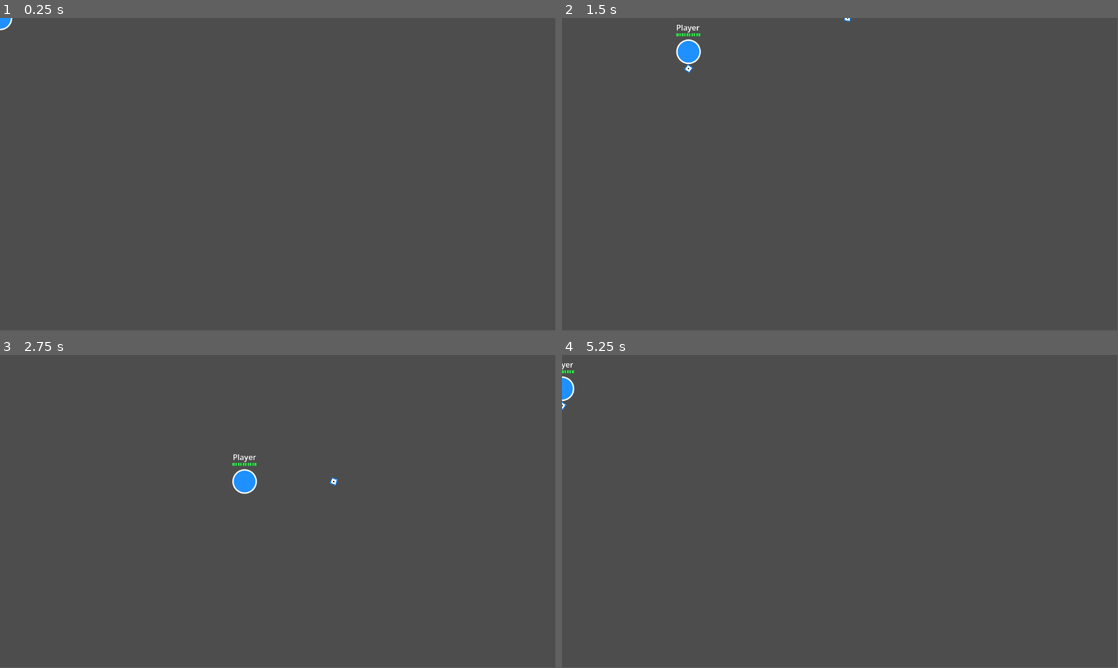
Above: before the commit, frames 1-4 (two rows, left to right).
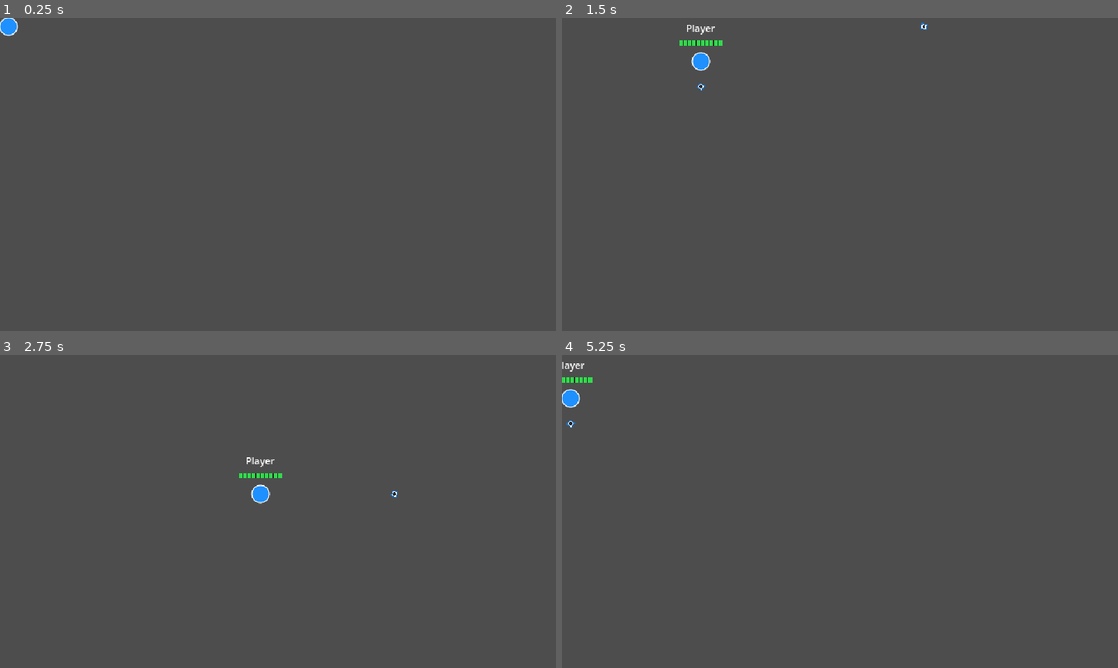
Above: after the commit, the same moments.

Repository: TonyPeterson/dnd-brawler-proto
Game: Godot game, scene res://player.tscn
Same seed, same stepped clock (60 frames per second), same inputs: the game is played once before the commit and once after it. This scene is started directly instead of the project's main scene.
Inputs (mouse positions are in pixels of both pictures, inside the frame that each line leads up to):
- Up to frame 1 (0.25 s): no input
- Up to frame 2 (1.5 s): tap Enter at 0.5 s; move the mouse to (962, 158) at 0.52 s; hold D (move_right) 0.53-1.28 s; tap Space (attack) at 0.6, 1.35 s; click (962, 158) at 0.67 s; move the mouse to (728, 190) at 1.27 s; hold S (move_down) from 1.28 s (still down)
- Up to frame 3 (2.75 s): move the mouse to (333, 442) at 2.02 s; release S (move_down) at 2.03 s; hold D (move_right) from 2.03 s (still down); tap Space (attack) at 2.1 s
- Up to frame 4 (5.25 s): move the mouse to (812, 574) at 2.77 s; release D (move_right) at 2.78 s; hold W (move_up) 2.78-3.53 s; tap Space (attack) every 0.75 s from 2.85 to 5.1 s; click (812, 574) at 2.92 s; move the mouse to (1006, 558) at 3.52 s; hold A (move_left) 3.53-5.03 s; move the mouse to (673, 464) at 4.27 s; move the mouse to (867, 511) at 5.02 s; hold S (move_down) from 5.03 s (still down); click (867, 511) at 5.17 s
In our replay, the window is 799x449 before the commit and 800x450 after it. These sizes can differ from the game's own. Grey fills any space a smaller window leaves; there, only what the larger window draws over its background counts as a difference.

The runs differ from the first frame. In frame 1, 0.1% of the frame differs, in the area x 0-4%, y 0-6%; in frame 2, 0.7%, in the area x 20-66%, y 0-24%; in frame 3, 0.7%; in frame 4, 0.4%.

Commit message:
setup file structure. locked in artboard size to 640x360. modified placeholders to better fit this new rez

Diff:
--- a/player.gd
+++ b/player.gd
@@ -1,9 +1,9 @@
 @tool
 extends CharacterBody2D
 
-const SPEED: float = 350.0
-const RADIUS: float = 24.0
-const BORDER_WIDTH: float = 3.0
+const SPEED: float = 200.0
+const RADIUS: float = 10.0
+const BORDER_WIDTH: float = 1.0
 const MAX_HP: int = 10
 const ATTACK_COOLDOWN_TIME: float = 0.25
 const HIT_FLASH_DURATION: float = 0.1
@@ -37,9 +37,9 @@
 
 
 class DiceProjectile extends Area2D:
-	const PROJECTILE_SPEED: float = 650.0
+	const PROJECTILE_SPEED: float = 450.0
 	const SPIN_SPEED: float = 12.0
-	const HALF_SIZE: float = 6.0
+	const HALF_SIZE: float = 3.0
 	const LIFETIME: float = 2.0
 
 	var direction: Vector2 = Vector2.RIGHT
@@ -72,7 +72,7 @@
 	func _draw() -> void:
 		var rect := Rect2(-HALF_SIZE, -HALF_SIZE, HALF_SIZE * 2.0, HALF_SIZE * 2.0)
 		draw_rect(rect, Color.WHITE, true)
-		draw_rect(rect, dice_color.darkened(0.15), false, 2.0)
+		draw_rect(rect, dice_color.darkened(0.15), false, 1.0)
 		draw_circle(Vector2.ZERO, 1.8, Color(0.15, 0.15, 0.15))
 
 	func _on_body_entered(body: Node) -> void:
@@ -121,6 +121,9 @@
 
 	velocity = input_dir * SPEED
 	move_and_slide()
+
+	position.x = clamp(position.x, 10, 630)
+	position.y = clamp(position.y, 10, 350)
 
 	if Input.is_action_just_pressed("attack") and _attack_cooldown <= 0.0:
 		var shoot_dir := aim_dir
--- a/player.tscn
+++ b/player.tscn
@@ -1,9 +1,8 @@
-[gd_scene load_steps=4 format=3]
+[gd_scene format=3 uid="uid://dhntlc8uj86o3"]
 
 [ext_resource type="Script" uid="uid://btyo0hixn0hup" path="res://player.gd" id="1_player"]
 
 [sub_resource type="CircleShape2D" id="CircleShape2D_1"]
-radius = 24.0
 
 [sub_resource type="SceneReplicationConfig" id="SceneReplicationConfig_1"]
 properties/0/path = NodePath(".:position")
@@ -19,22 +18,23 @@
 properties/3/spawn = true
 properties/3/replication_mode = 1
 
-[node name="Player" type="CharacterBody2D"]
+[node name="Player" type="CharacterBody2D" unique_id=1121728761]
 script = ExtResource("1_player")
 
-[node name="CollisionShape2D" type="CollisionShape2D" parent="."]
+[node name="CollisionShape2D" type="CollisionShape2D" parent="." unique_id=341375767]
 shape = SubResource("CircleShape2D_1")
 
-[node name="NameLabel" type="Label" parent="."]
+[node name="NameLabel" type="Label" parent="." unique_id=438099156]
 offset_left = -80.0
-offset_top = -62.0
+offset_top = -50.0
 offset_right = 80.0
-offset_bottom = -38.0
+offset_bottom = -26.0
+theme_override_font_sizes/font_size = 11
 text = "Player"
 horizontal_alignment = 1
 vertical_alignment = 1
 
-[node name="HealthBar" type="Control" parent="."]
+[node name="HealthBar" type="Control" parent="." unique_id=275484997]
 layout_mode = 3
 anchors_preset = 0
 offset_left = -25.0
@@ -42,5 +42,5 @@
 offset_right = 25.0
 offset_bottom = -32.0
 
-[node name="MultiplayerSynchronizer" type="MultiplayerSynchronizer" parent="."]
+[node name="MultiplayerSynchronizer" type="MultiplayerSynchronizer" parent="." unique_id=1757890369]
 replication_config = SubResource("SceneReplicationConfig_1")
--- a/project.godot
+++ b/project.godot
@@ -13,6 +13,15 @@
 config/name="DnD Brawler Prototype"
 run/main_scene="res://main.tscn"
 config/features=PackedStringArray("4.7")
+
+[display]
+
+window/size/viewport_width=640
+window/size/viewport_height=360
+window/size/window_width_override=1920
+window/size/window_height_override=1080
+window/stretch/mode="canvas_items"
+window/stretch/scale_mode="integer"
 
 [input]
 
